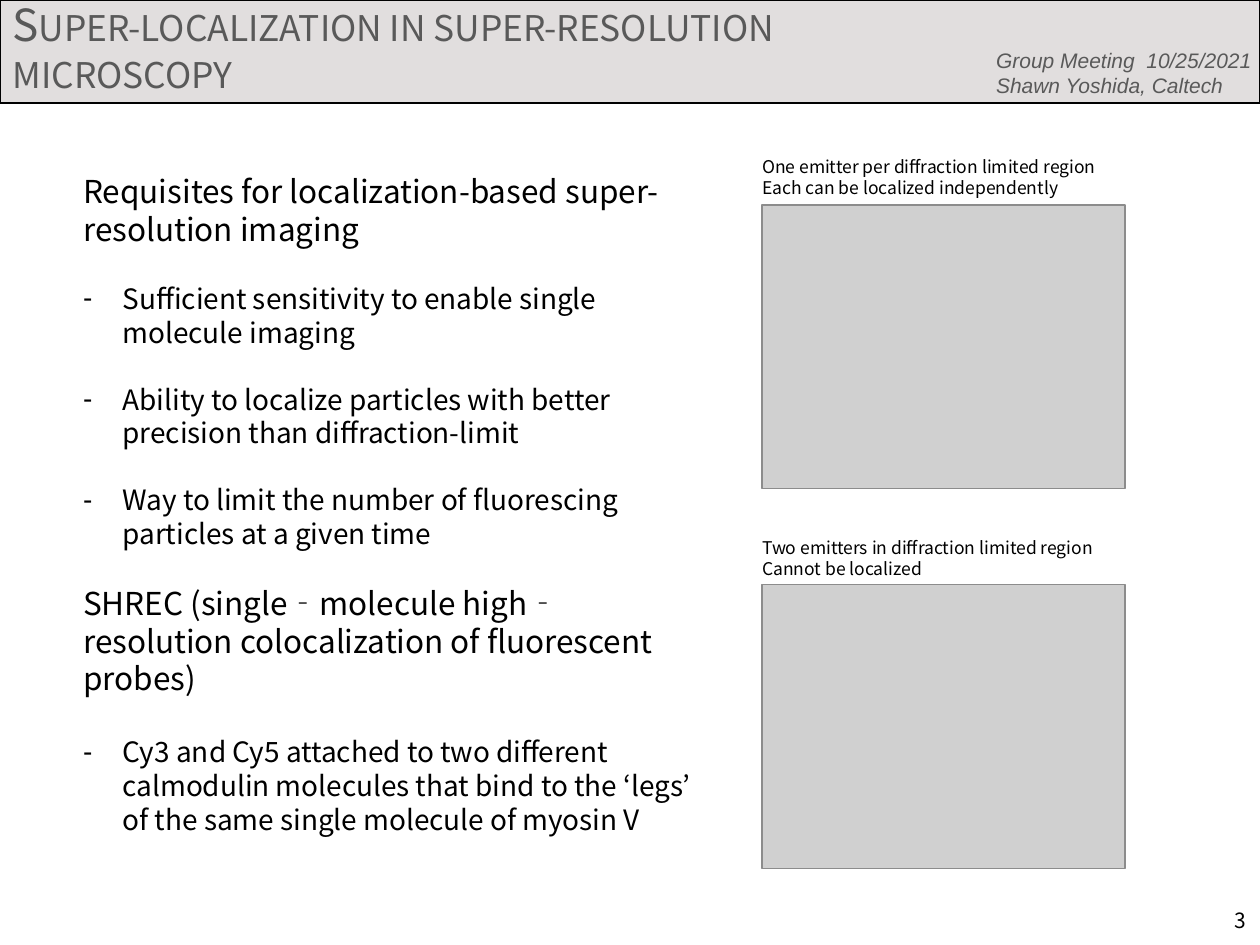
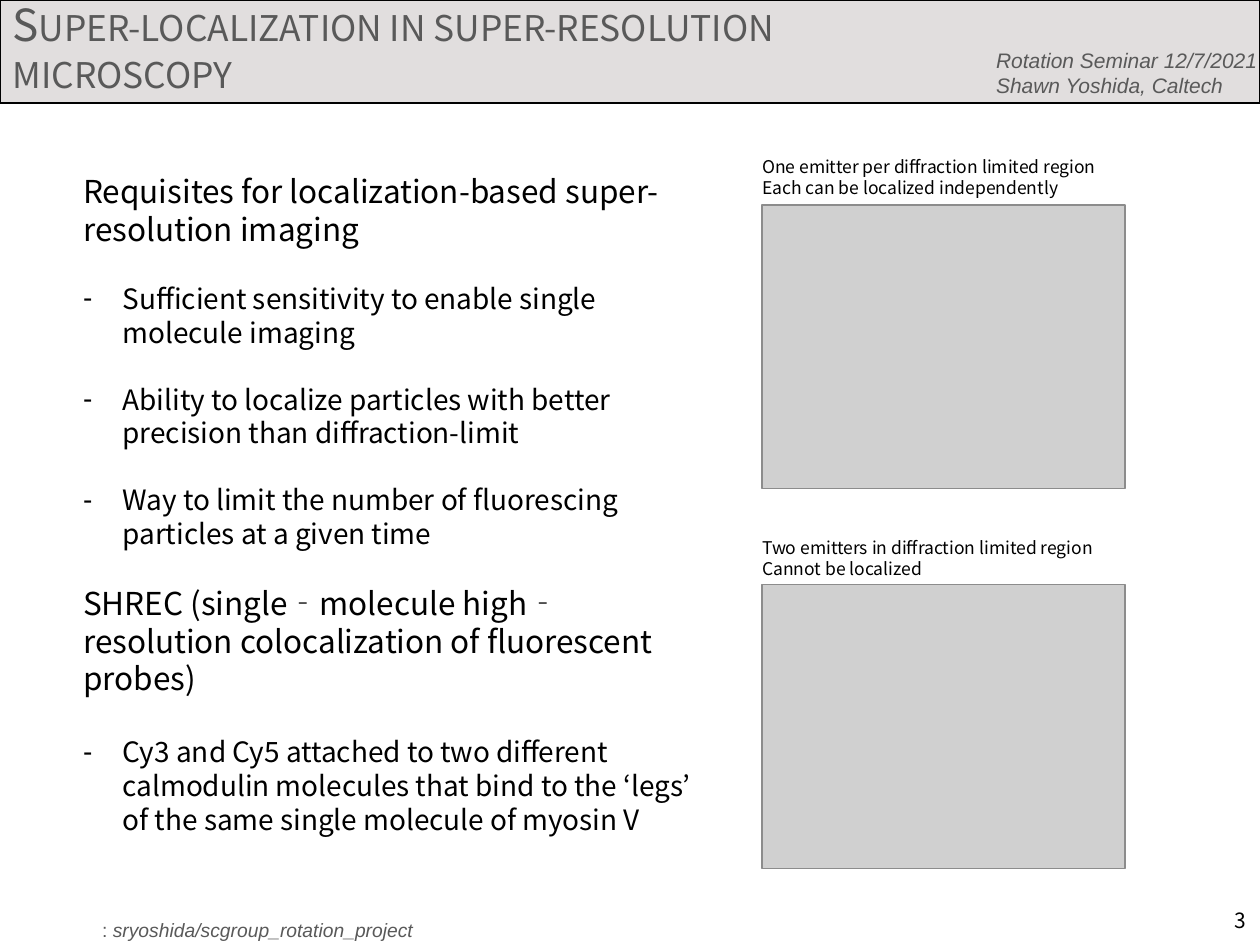
Before and after one commit to sryoshida/scgroup_rotation_project, a slide deck: slide 3 of Presentations/20211207_rotation_summary.pptx. Drawn at 1260x945 pixels with LibreOffice and Linux fonts; fonts in the diff are those of the drawing; grey boxes stand for pictures; background and template pictures are left out. Boxes give left, top, right and bottom in pixels: in the first picture for what was removed or moved away, otherwise in the second. Text is boxed around its words. In the diff, an @@ line names an element or a change of style, - is before the commit and + after.

```diff
--- a/Presentations/20211207_rotation_summary.pptx
+++ b/Presentations/20211207_rotation_summary.pptx
@@ text at bbox=[996, 53, 1257, 68]: text changed @@
-Group Meeting 10/25/2021
+Rotation Seminar 12/7/2021
@@ text added at bbox=[113, 923, 413, 941], 11 pt, text #595959, italic @@
+: sryoshida/scgroup_rotation_project
```
Also in this commit, not shown: 8 other slides changed, 11 other files.
